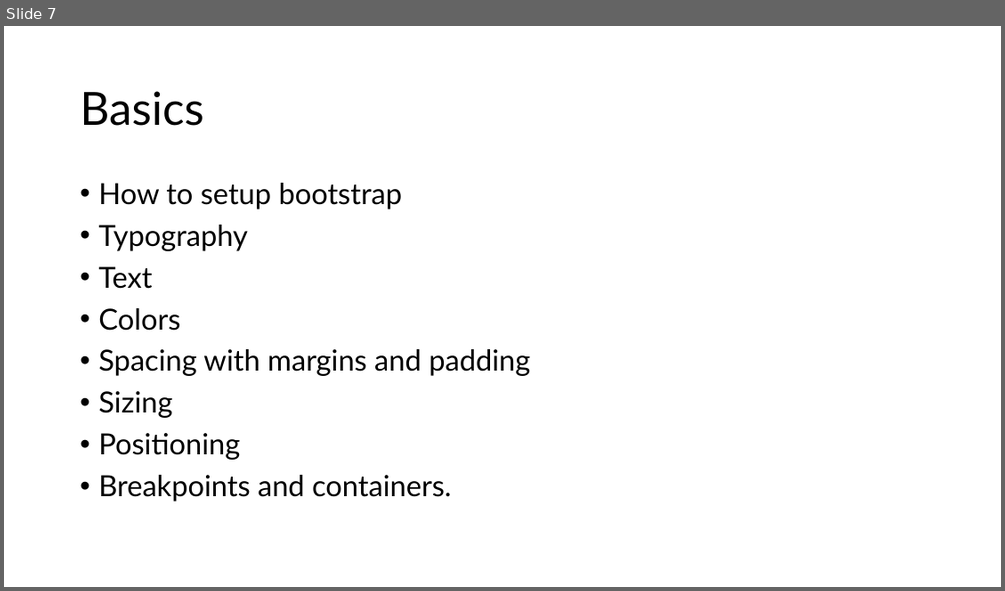
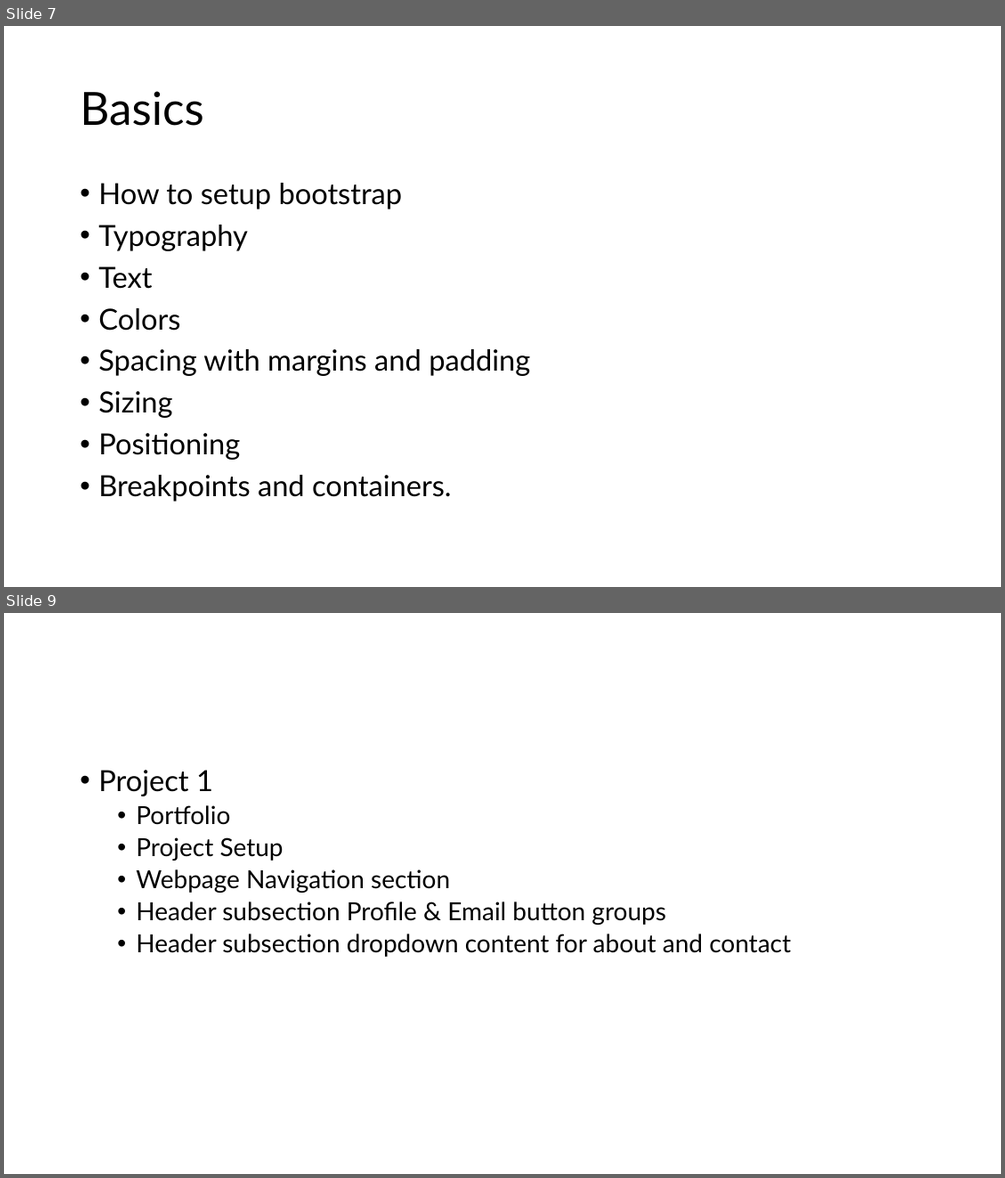
Before and after one commit to PiyushChaturvedii/Batch06, a slide deck: BootStrap/BootStrap.pptx. Shown one above the other, each under a label of ours: slide 7 before the commit, slides 7 and 9 after it; the slides between them are not shown. The pictures are 1005x591 and 1005x1178 pixels, drawn with LibreOffice and Linux fonts; fonts in the diff are those of the drawing. Boxes give left, top, right and bottom in pixels: in the first picture for what was removed or moved away, otherwise in the second. Text is boxed around its words. In the diff, an @@ line names an element or a change of style, - is before the commit and + after.

Commit message:
project01

```diff
--- a/BootStrap/BootStrap.pptx
+++ b/BootStrap/BootStrap.pptx
@@ slide 9 added at [4,613,1001,1174], background #FFFFFF @@
@@ text added at [98,770,791,957], 24 pt, text #000000 @@
+• Project 1
+  • Portfolio
+  • Project Setup
+  • Webpage Navigation section
+  • Header subsection Profile & Email button groups
+  • Header subsection dropdown content for about and contact
```
Also in this commit, not shown: 1 other slide added, 19 other files.
